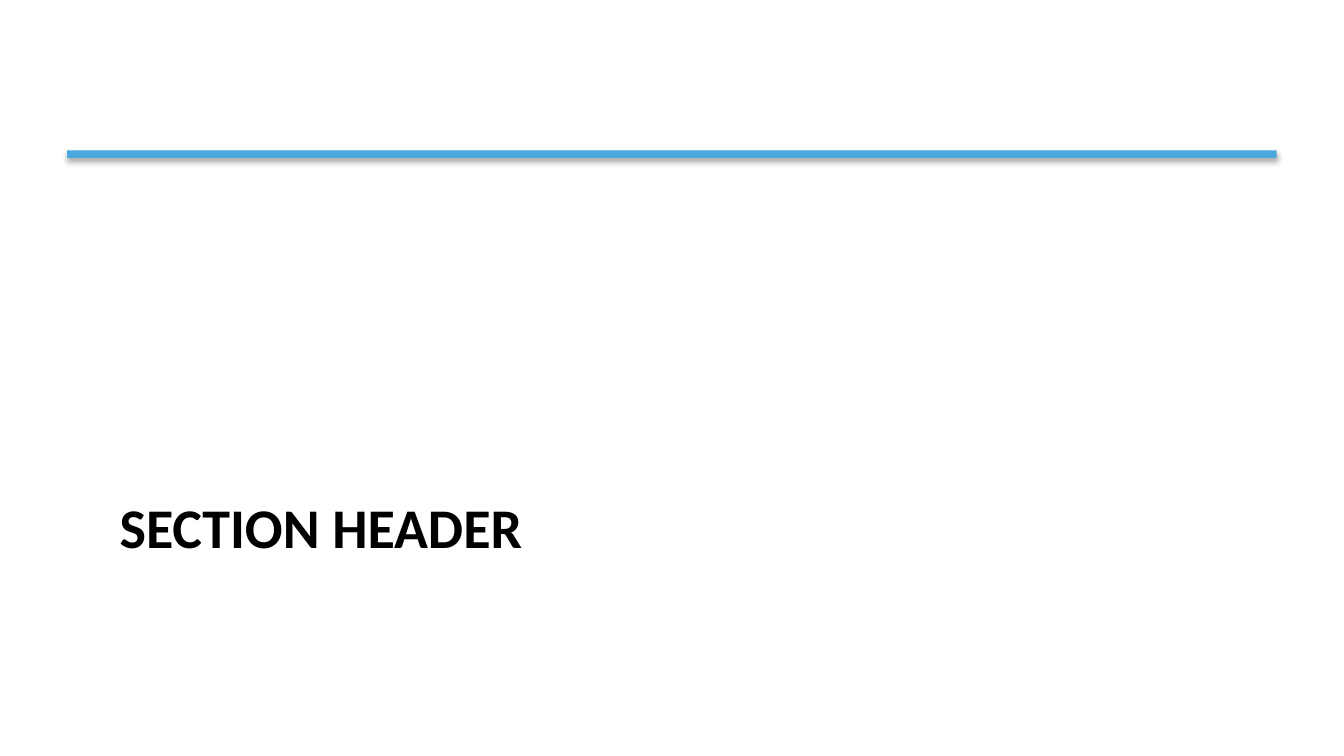
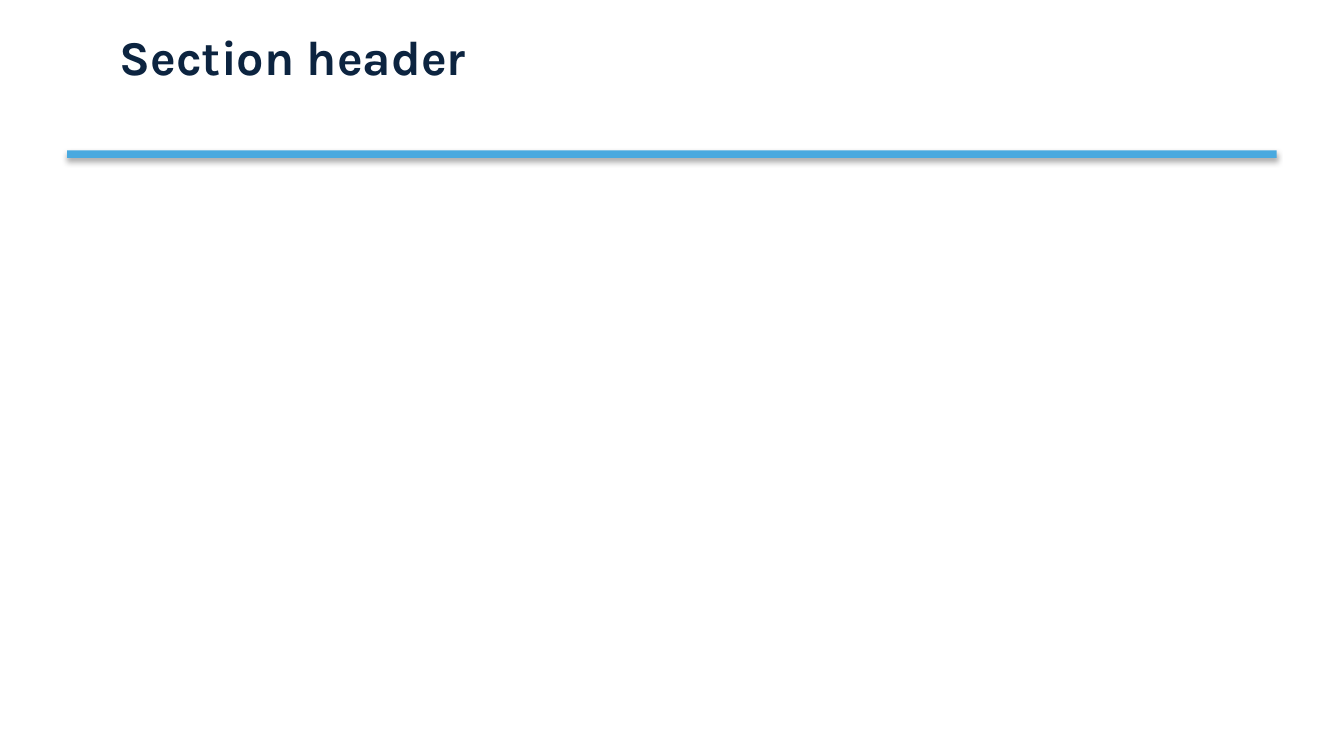
Before and after one commit to patrick-andrade/prompt-nao-e-fonte, a slide deck: slide 3 of 03-relatorio-qmd/template-referencia.pptx. Drawn at 1344x756 pixels with LibreOffice and Linux fonts; fonts in the diff are those of the drawing. Boxes give left, top, right and bottom in pixels: in the first picture for what was removed or moved away, otherwise in the second. Text is boxed around its words. In the diff, an @@ line names an element or a change of style, - is before the commit and + after.

```diff
--- a/03-relatorio-qmd/template-referencia.pptx
+++ b/03-relatorio-qmd/template-referencia.pptx
@@ title at [120,40,466,76]: text changed; size 30 to 26 pt; font Calibri to Karla @@
-SECTION HEADER
+Section header
```
Also in this commit, not shown: 3 other slides changed, 41 other files.
